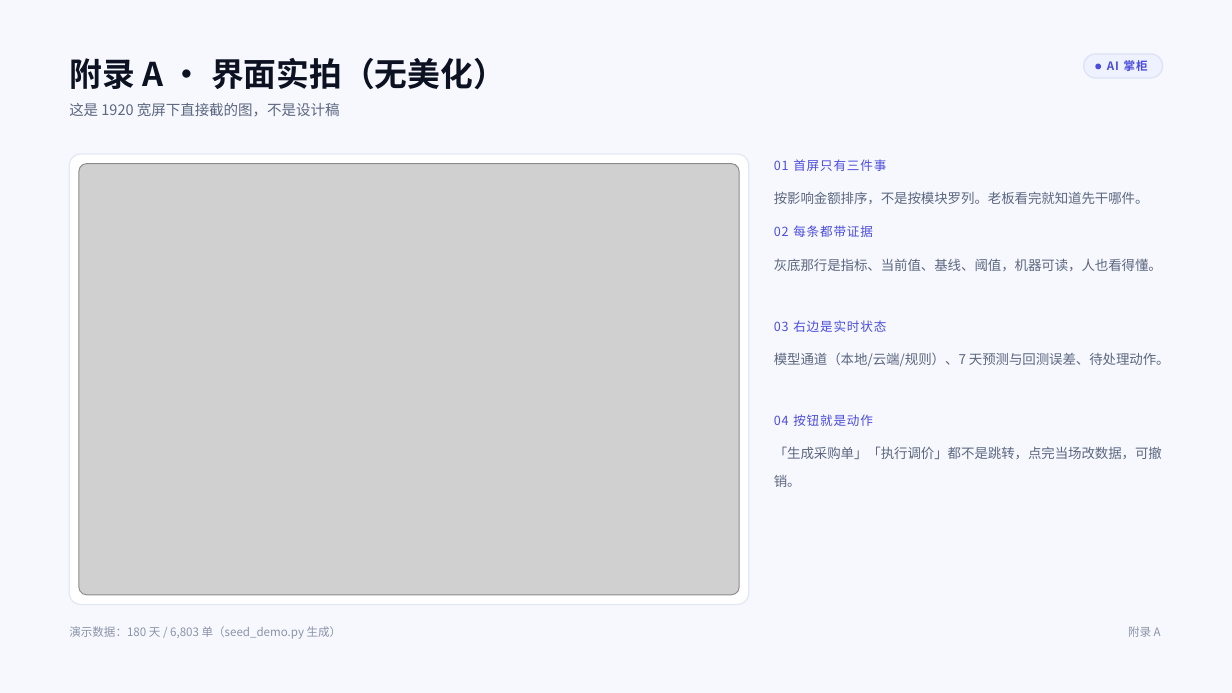
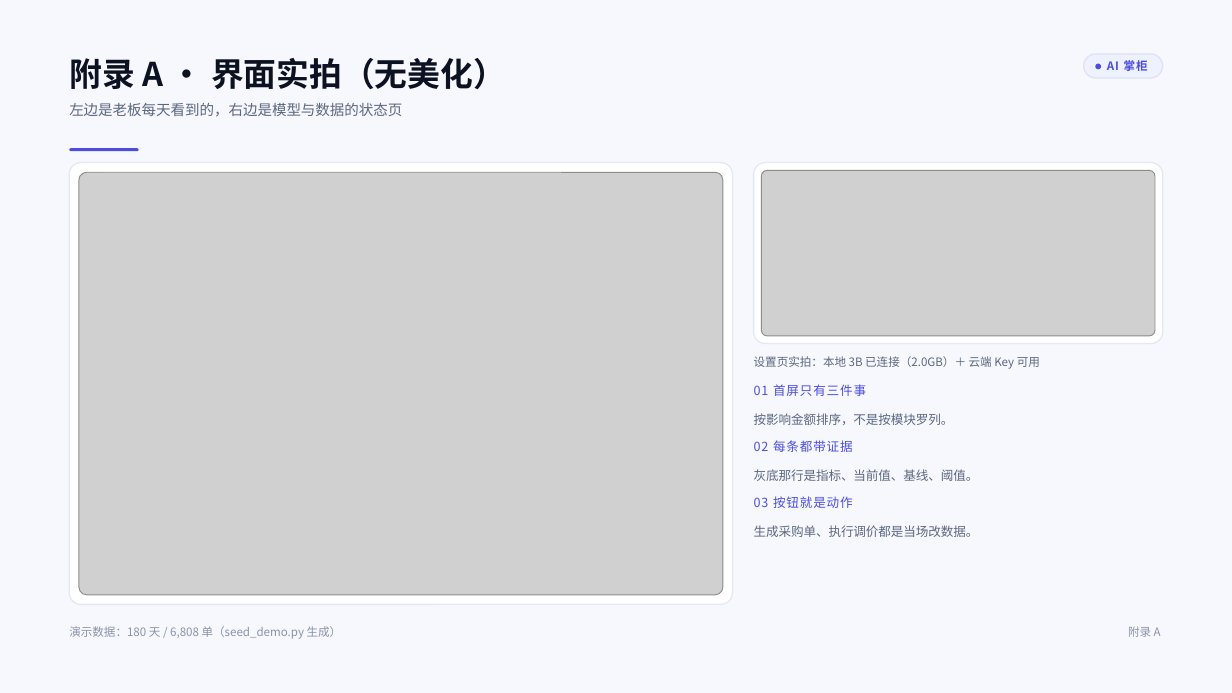
Before and after one commit to wsj20011001/ai-zhanggui, a slide deck: slide 13 of docs/AI掌柜-路演PPT/AI掌柜-路演PPT.pptx. Drawn at 1232x693 pixels with LibreOffice and Linux fonts; fonts in the diff are those of the drawing; grey boxes stand for pictures. Boxes give left, top, right and bottom in pixels: in the first picture for what was removed or moved away, otherwise in the second. Text is boxed around its words. In the diff, an @@ line names an element or a change of style, - is before the commit and + after.

Commit message:
ppt: 附录A 增加双通道实测截图（裁切连通性面板）

```diff
--- a/docs/AI掌柜-路演PPT/AI掌柜-路演PPT.pptx
+++ b/docs/AI掌柜-路演PPT/AI掌柜-路演PPT.pptx
@@ text at (69, 103, 402, 117): text changed @@
-这是 1920 宽屏下直接截的图，不是设计稿
+左边是老板每天看到的，右边是模型与数据的状态页
@@ rounded rectangle added at (69, 148, 139, 151), fill #4C4DDC @@
@@ rounded rectangle: place and size @@
-rounded rectangle at (69, 154, 749, 605)
+rounded rectangle at (69, 163, 733, 604)
@@ picture: place and size @@
-picture at (79, 164, 739, 595)
+picture at (79, 172, 723, 594)
@@ rounded rectangle added at (754, 163, 1164, 344), fill #FFFFFF, outline #E3E8F5 1 pt @@
@@ picture added at (762, 170, 1155, 335) @@
@@ text removed at (774, 191, 1149, 204) @@
-按影响金额排序，不是按模块罗列。老板看完就知道先干哪件。
@@ text removed at (774, 320, 886, 332) @@
-03 右边是实时状态
@@ text at (754, 356, 1040, 369): text changed; size 10.5 to 9 pt @@
-灰底那行是指标、当前值、基线、阈值，机器可读，人也看得懂。
+设置页实拍：本地 3B 已连接（2.0GB）＋ 云端 Key 可用
@@ text "01 首屏只有三件事": place and size @@
-text "01 首屏只有三件事" at (774, 159, 886, 171)
+text "01 首屏只有三件事" at (754, 384, 866, 396)
@@ text at (754, 413, 954, 425): text changed; size 10.5 to 9.8 pt @@
-模型通道（本地/云端/规则）、7 天预测与回测误差、待处理动作。
+按影响金额排序，不是按模块罗列。
@@ text "02 每条都带证据": place and size @@
-text "02 每条都带证据" at (774, 225, 873, 237)
+text "02 每条都带证据" at (754, 440, 853, 452)
@@ text at (754, 469, 979, 481): text changed; size 10.5 to 9.8 pt @@
-「生成采购单」「执行调价」都不是跳转，点完当场改数据，可撤销。
+灰底那行是指标、当前值、基线、阈值。
@@ text at (754, 496, 853, 508): text changed @@
-04 按钮就是动作
+03 按钮就是动作
@@ text added at (754, 525, 979, 537), 9.8 pt, text #5C6780 @@
+生成采购单、执行调价都是当场改数据。
```
Also in this commit, not shown: 3 other files.
